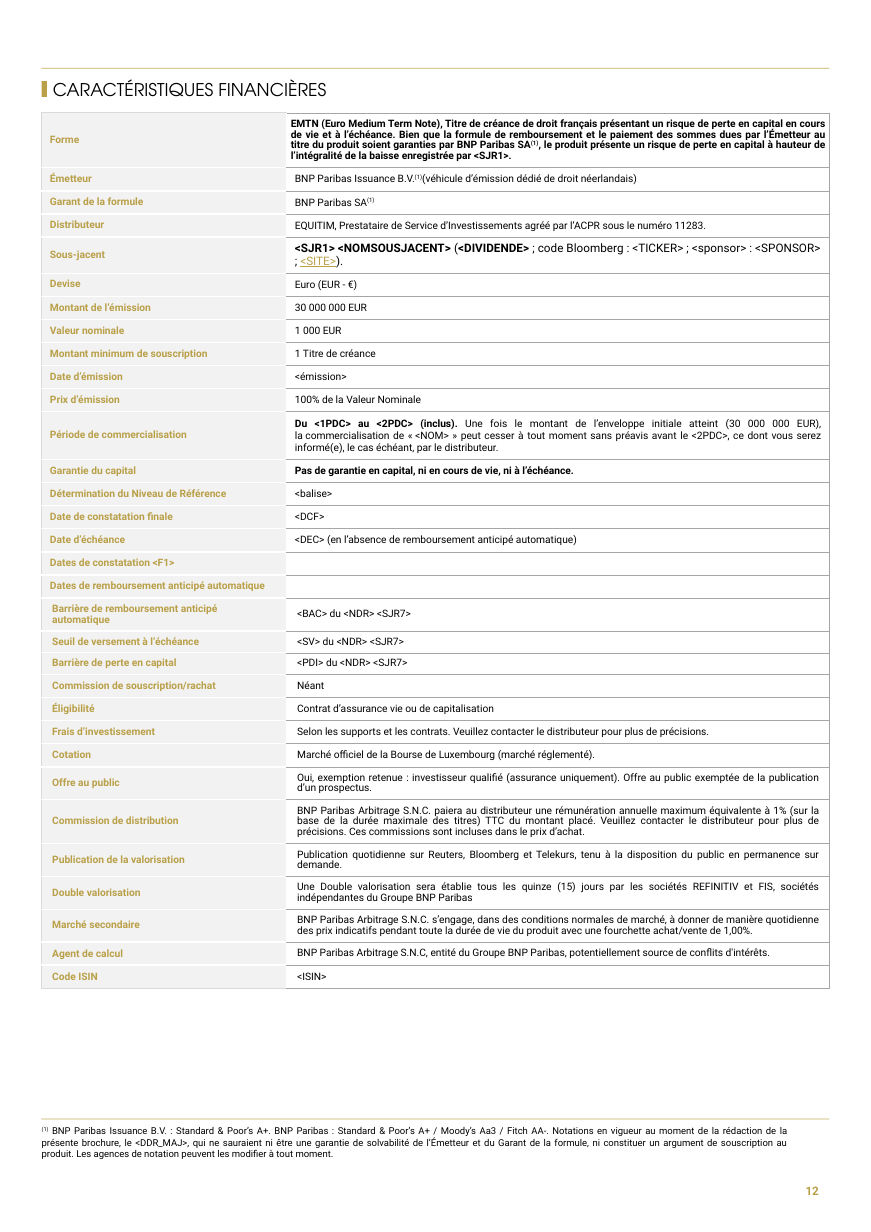
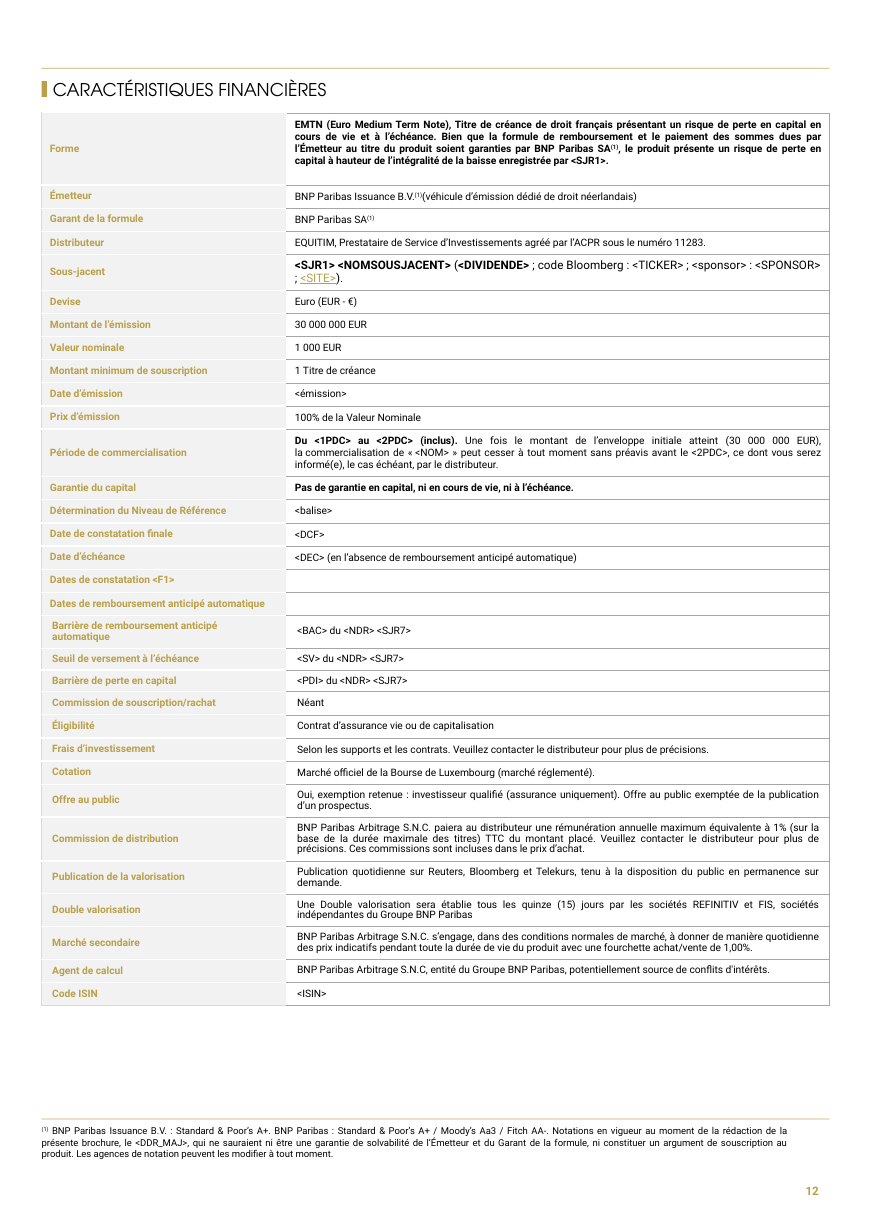
Before and after one commit to guillaumejacquin/equitim-project, a slide deck: slide 12 of Templates/testmercredi.pptx. Drawn at 871x1232 pixels with LibreOffice and Linux fonts; fonts in the diff are those of the drawing; background and template pictures are left out. Boxes give left, top, right and bottom in pixels: in the first picture for what was removed or moved away, otherwise in the second. Text is boxed around its words. In the diff, an @@ line names an element or a change of style, - is before the commit and + after.

```diff
--- a/Templates/testmercredi.pptx
+++ b/Templates/testmercredi.pptx
@@ table at (42,113,830,1001) @@
@@ line spacing 0.9 to 1 @@
@@ borders changed @@
```
Also in this commit, not shown: 3 other slides changed, 28 other files.
